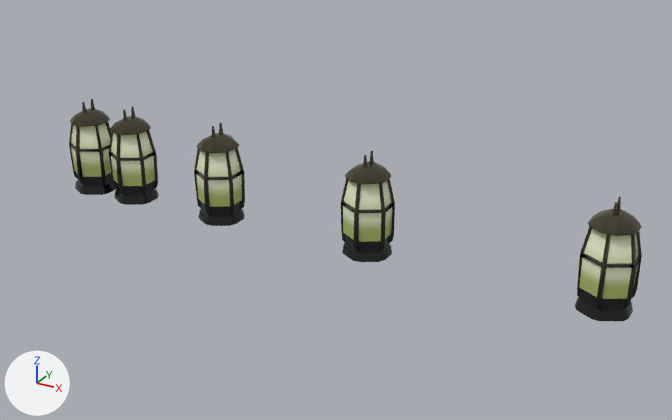
A saved change to the FBX model ImporterExporterFBXexporter/FBXexporter/container.fbx.
Both versions are drawn from a 50 mm lens placed at (0.1239, -0.1271, 0.07), pointed at (0.0554, -0.0026, 0.0078). Lighting does not change. The marker at lower left points along +X, +Y and +Z.

Names of what the first picture shows: 'container', 'thing1', 'thing2', 'thing3', 'thing4'.
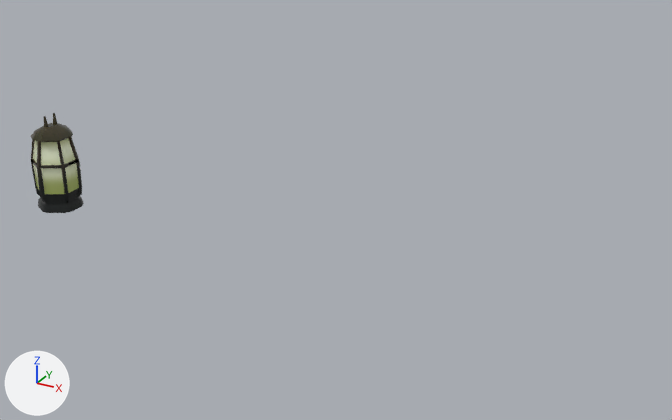
The change, as a diff of the scene's bpy script:
```diff
--- a/ImporterExporterFBXexporter/FBXexporter/container.fbx.py
+++ b/ImporterExporterFBXexporter/FBXexporter/container.fbx.py
@@ ob_thing3 @@
-ob_thing3 = bpy.data.objects.new('thing3', me_mesh)
-ob_thing3.parent = ob_thing2
-ob_thing3.location = (3.0, 0.0, 0.0)
@@ ob_thing1 @@
-ob_thing1 = bpy.data.objects.new('thing1', me_mesh)
-ob_thing1.parent = ob_container
-ob_thing1.location = (1.0, 0.0, 0.0)
@@ ob_container @@
 ob_container = bpy.data.objects.new('container', me_mesh)
-ob_container.location = (0.0, 0.0, 0.0)
+ob_container.location = (0.0, -0.01, 0.0)
 ob_container.rotation_euler = (1.571, 0.0, 0.0)  # degrees (90, 0, 0)
@@ ob_thing2 @@
-ob_thing2 = bpy.data.objects.new('thing2', me_mesh)
-ob_thing2.parent = ob_thing1
-ob_thing2.location = (2.0, 0.0, 0.0)
@@ ob_thing4 @@
-ob_thing4 = bpy.data.objects.new('thing4', me_mesh)
-ob_thing4.parent = ob_thing3
-ob_thing4.location = (4.0, 0.0, 0.0)
```

Location of each change, (x1, y1, x2, y2) in pixels of the pictures (672 x 420 px):
'container', moved
    before: (69, 99, 117, 195)
    after: (31, 113, 84, 213)
'thing4', deleted
    before: (575, 196, 642, 321)
'thing3', deleted
    before: (341, 151, 395, 262)
'thing2', deleted
    before: (194, 123, 245, 226)
'thing1', deleted
    before: (109, 106, 159, 205)
